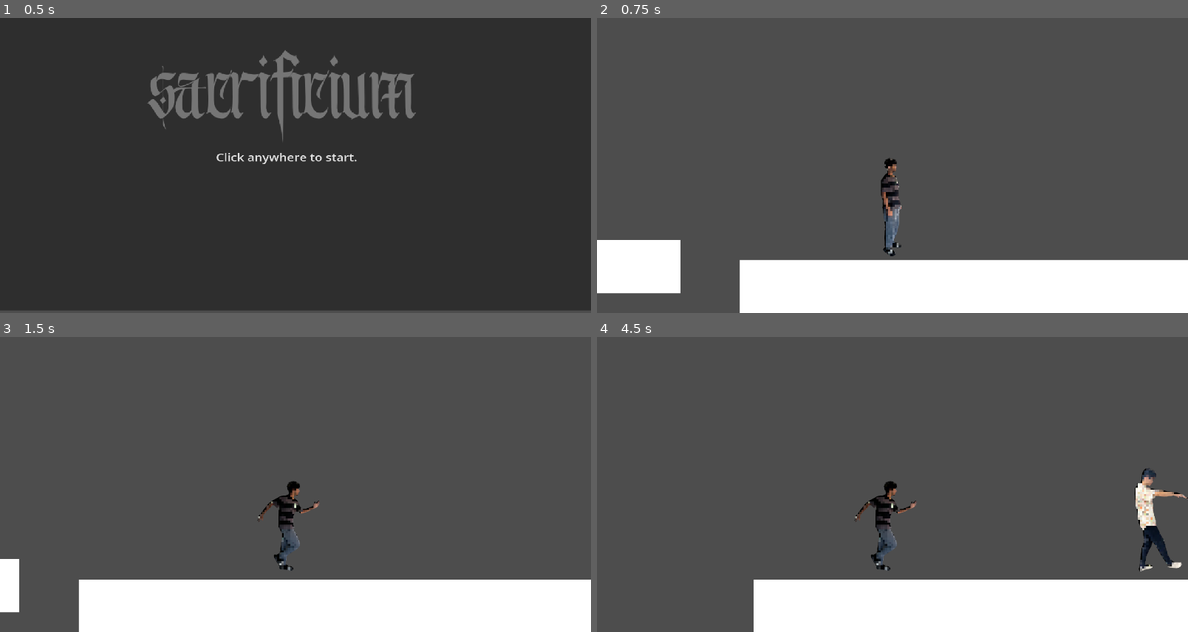
Above: before the commit, frames 1-4 (two rows, left to right).
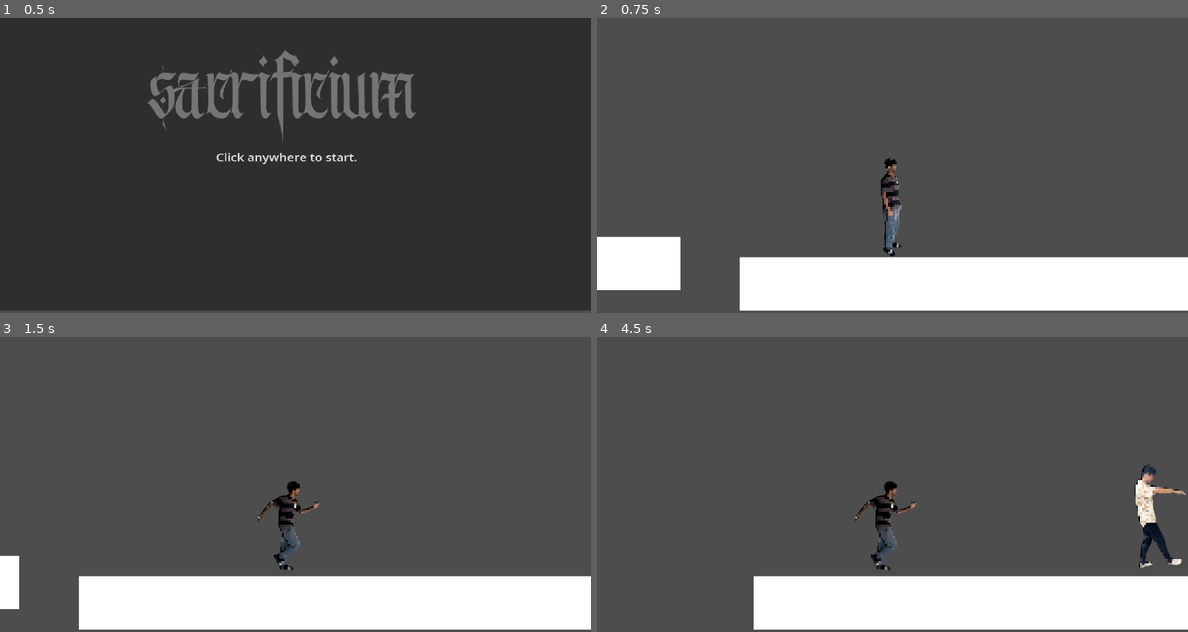
Above: after the commit, the same moments.

Repository: awadui/awesomeplatformer
Game: Godot game, scene res://Scenes/IntroMenu.tscn
Same seed, same stepped clock (60 frames per second), same inputs: the game is played once before the commit and once after it.
Inputs:
- Up to frame 1 (0.5 s): no input
- Up to frame 2 (0.75 s): click "Click anywhere to start." at 0.5 s
- Up to frame 3 (1.5 s): tap Enter at 1.25 s; hold D (move_right ) from 1.28 s (still down); tap C (crouch) at 1.35 s
- Up to frame 4 (4.5 s): tap Space (jump) at 1.52, 2.27, 3.77 s; tap C (crouch) every 0.75 s from 2.1 to 4.35 s; release D (move_right ) at 2.78 s; hold A (move_left) 2.78-3.53 s; hold D (move_right ) from 3.53 s (still down)

Frame 1 is identical in both runs. In frame 2, 2.1% of the frame differs, in the area x 0-100%, y 74-100%; in frame 3, 2.0%; in frame 4, 2.4%, in the area x 26-100%, y 43-100%.

Commit message:
enemy suf

Diff:
--- a/awesomeplatformer/Scenes/enemy.gd
+++ b/awesomeplatformer/Scenes/enemy.gd
@@ -4,6 +4,7 @@
 @export var patrol_distance: float = 200.0
 @export var pause_time: float = 2.0
 
+var health: int
 var direction: int = 1
 var start_position: Vector2
 var moving: bool = true
@@ -38,3 +39,12 @@
 func _on_pause_timeout():
 	direction *= -1
 	moving = true
+
+func take_damage(amount: int):
+	health -= amount
+	sprite.modulate = Color.RED   # flash red
+	await get_tree().create_timer(0.2).timeout
+	sprite.modulate = Color.WHITE
+
+	if health <= 0:
+		queue_free()
--- a/awesomeplatformer/Scenes/enemy.tscn
+++ b/awesomeplatformer/Scenes/enemy.tscn
@@ -10,8 +10,8 @@
 [sub_resource type="RectangleShape2D" id="RectangleShape2D_1f0kj"]
 size = Vector2(37, 8)
 
-[sub_resource type="Animation" id="Animation_287tu"]
-resource_name = "idle_enemy"
+[sub_resource type="Animation" id="Animation_0830c"]
+length = 0.001
 tracks/0/type = "value"
 tracks/0/imported = false
 tracks/0/enabled = true
@@ -61,8 +61,8 @@
 "values": [0]
 }
 
-[sub_resource type="Animation" id="Animation_0830c"]
-length = 0.001
+[sub_resource type="Animation" id="Animation_287tu"]
+resource_name = "idle_enemy"
 tracks/0/type = "value"
 tracks/0/imported = false
 tracks/0/enabled = true
--- a/awesomeplatformer/Scenes/player.tscn
+++ b/awesomeplatformer/Scenes/player.tscn
@@ -283,7 +283,7 @@
 texture = ExtResource("2_cvnsp")
 
 [node name="CollisionShape2D" type="CollisionShape2D" parent="."]
-position = Vector2(6, -63)
+position = Vector2(5, -66)
 shape = ExtResource("3_x3wgy")
 
 [node name="Camera2D" type="Camera2D" parent="."]
--- /dev/null
+++ b/awesomeplatformer/Scenes/respawn_zone.gd
@@ -0,0 +1,5 @@
+extends Area2D
+
+func _on_body_entered(body: Node2D) -> void:
+	if body.has_method("die"):
+		body.die()
--- /dev/null
+++ b/awesomeplatformer/Scenes/respawn_zone.tscn
@@ -0,0 +1,15 @@
+[gd_scene load_steps=3 format=3 uid="uid://caix6vfoxrgsm"]
+
+[ext_resource type="Script" uid="uid://c3brkp1wr6xdv" path="res://Scenes/respawn_zone.gd" id="1_782rj"]
+
+[sub_resource type="RectangleShape2D" id="RectangleShape2D_fe2r1"]
+size = Vector2(49, 20)
+
+[node name="RespawnZone" type="Area2D"]
+script = ExtResource("1_782rj")
+
+[node name="CollisionShape2D" type="CollisionShape2D" parent="."]
+position = Vector2(-1.5, 0)
+shape = SubResource("RectangleShape2D_fe2r1")
+
+[connection signal="body_entered" from="." to="." method="_on_body_entered"]
--- a/awesomeplatformer/project.godot
+++ b/awesomeplatformer/project.godot
@@ -46,6 +46,16 @@
 "events": [Object(InputEventKey,"resource_local_to_scene":false,"resource_name":"","device":-1,"window_id":0,"alt_press …(191 unchanged characters)…
 ]
 }
+Attack={
+"deadzone": 0.2,
+"events": [Object(InputEventMouseButton,"resource_local_to_scene":false,"resource_name":"","device":-1,"window_id":0,"alt_pressed":false,"shift_pressed":false,"ctrl_pressed":false,"meta_pressed":false,"button_mask":1,"position":Vector2(507, 14),"global_position":Vector2(516, 62),"factor":1.0,"button_index":1,"canceled":false,"pressed":true,"double_click":false,"script":null)
+]
+}
+Interact={
+"deadzone": 0.2,
+"events": [Object(InputEventKey,"resource_local_to_scene":false,"resource_name":"","device":-1,"window_id":0,"alt_pressed":false,"shift_pressed":false,"ctrl_pressed":false,"meta_pressed":false,"pressed":false,"keycode":0,"physical_keycode":69,"key_label":0,"unicode":101,"location":0,"echo":false,"script":null)
+]
+}
 
 [rendering]
 
Not shown, added: awesomeplatformer/Scenes/respawn_zone.gd.uid
